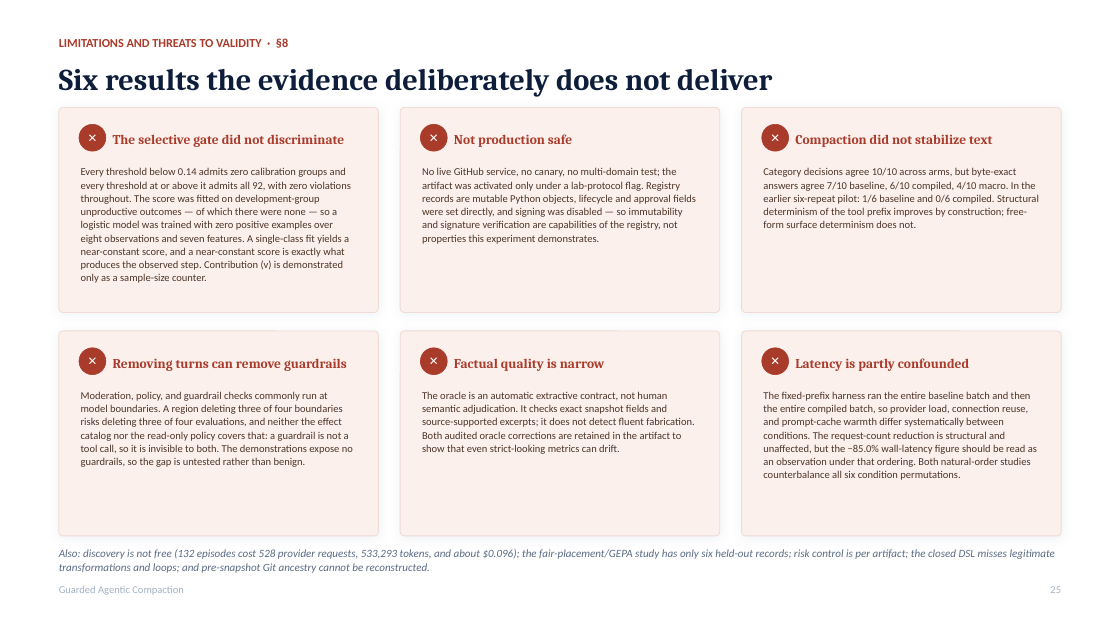
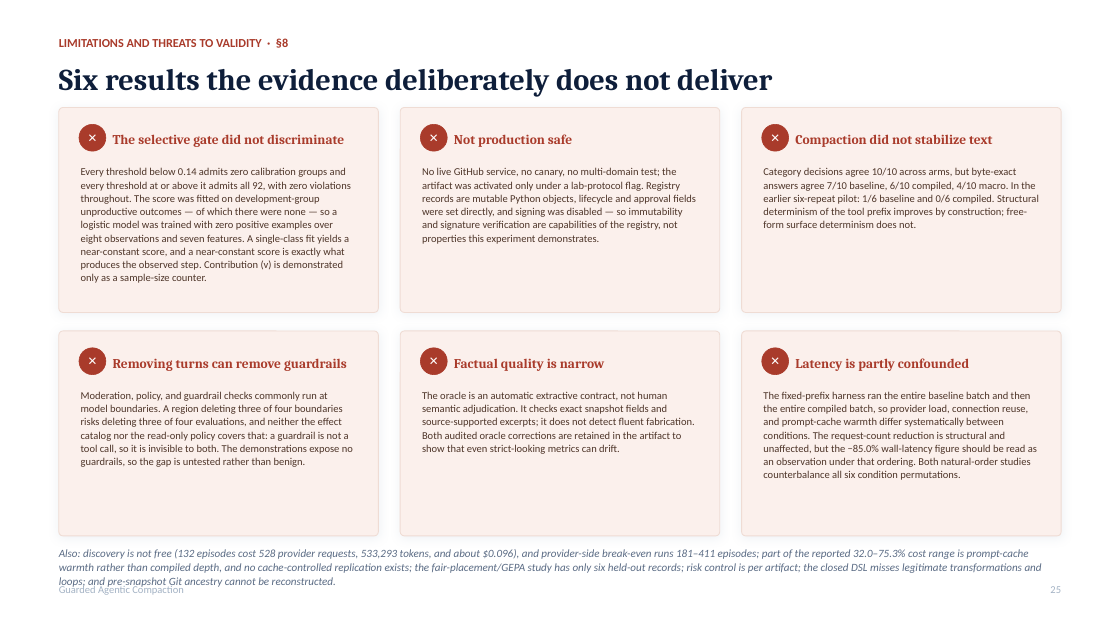
Before and after one commit to rrahimi-uci/guarded-agentic-compaction, a slide deck: slide 25 of paper/slides/compiling-recurrent-agent-workflows-into-guarded-programs.pptx. Drawn at 1120x630 pixels with LibreOffice and Linux fonts; fonts in the diff are those of the drawing. Boxes give left, top, right and bottom in pixels: in the first picture for what was removed or moved away, otherwise in the second. Text is boxed around its words. In the diff, an @@ line names an element or a change of style, - is before the commit and + after.

Commit message:
docs: refresh paper artifacts and review state

```diff
--- a/paper/slides/compiling-recurrent-agent-workflows-into-guarded-programs.pptx
+++ b/paper/slides/compiling-recurrent-agent-workflows-into-guarded-programs.pptx
@@ text at box(59, 549, 1042, 589): text changed @@
-Also: discovery is not free (132 episodes cost 528 provider requests, 533,293 tokens, and about $0.096); the fair-placement/GEPA study has only six held-out records; risk control is per artifact; the closed DSL misses legitimate transformations and loops; and pre-snapshot Git ancestry cannot be reconstructed.
+Also: discovery is not free (132 episodes cost 528 provider requests, 533,293 tokens, and about $0.096), and provider-side break-even runs 181–411 episodes; part of the reported 32.0–75.3% cost range is prompt-cache warmth rather than compiled depth, and no cache-controlled replication exists; the fair-placement/GEPA study has only six held-out records; risk control is per artifact; the closed DSL misses legitimate transformations and loops; and pre-snapshot Git ancestry cannot be reconstructed.
```
Also in this commit, not shown: 3 other slides changed, 13 other files.
